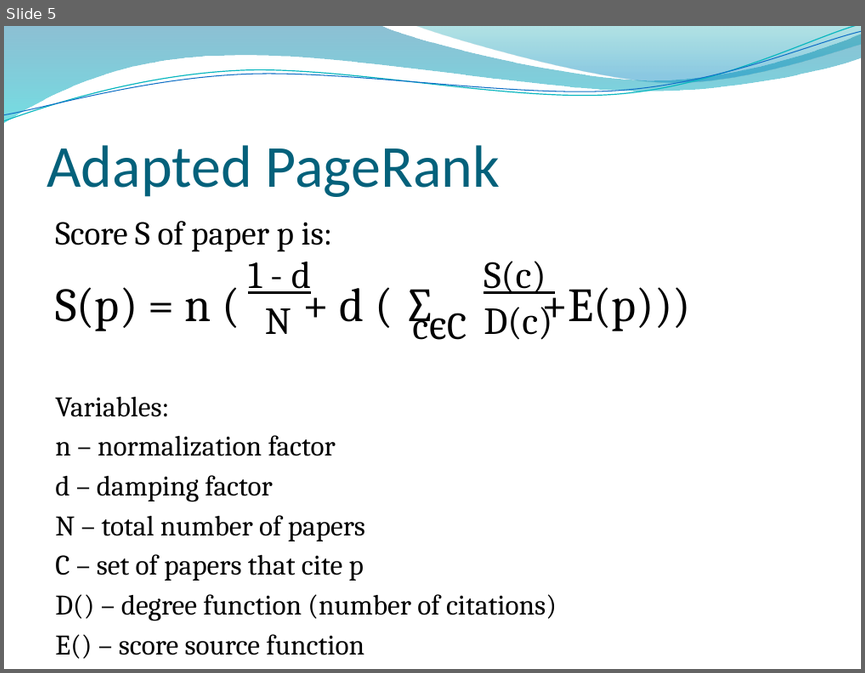
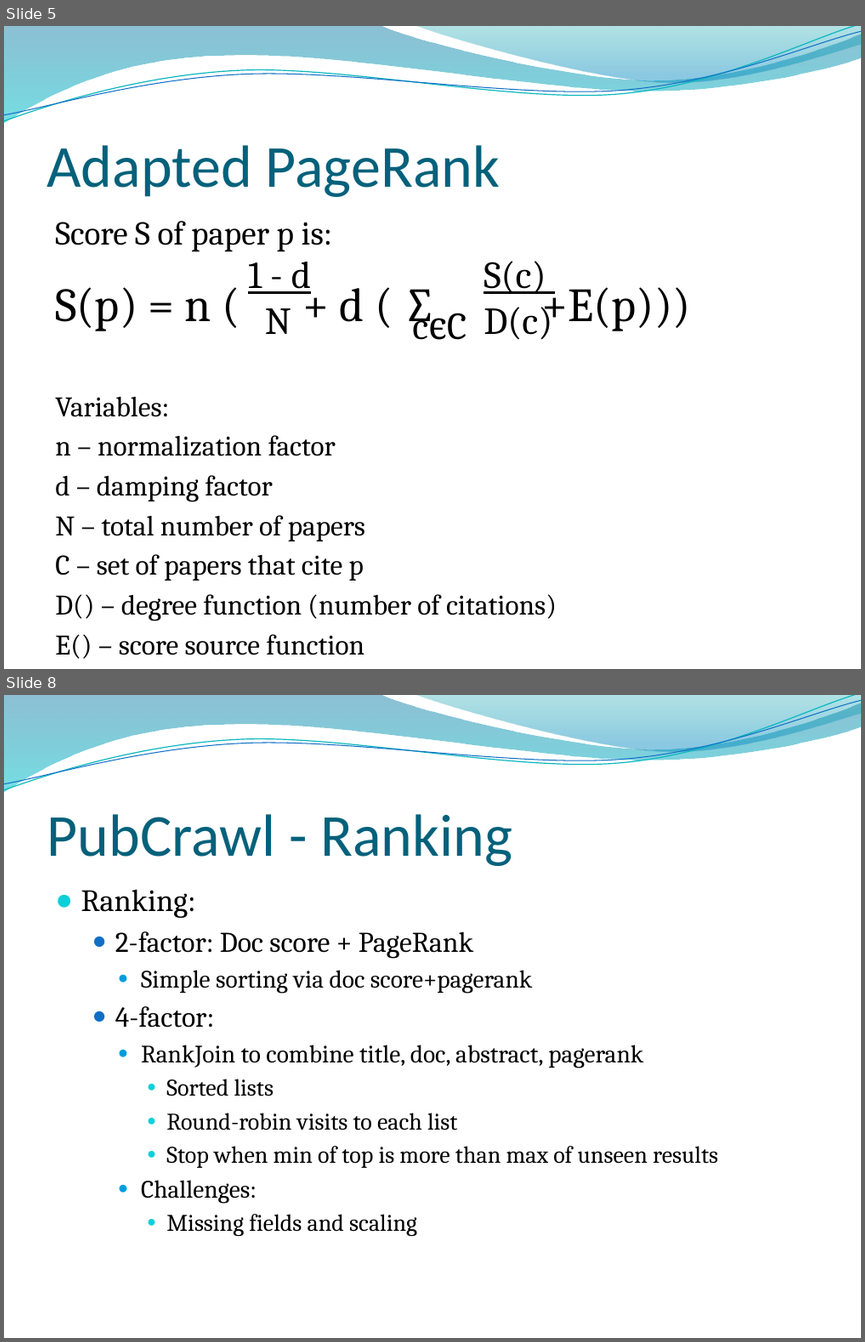
Before and after one commit to mvartakgithub/6.830-Final-Project, a slide deck: PubCrawlPresentation.pptx. Shown one above the other, each under a label of ours: slide 5 before the commit, slides 5 and 8 after it; the slides between them are not shown. The pictures are 865x673 and 865x1342 pixels, drawn with LibreOffice and Linux fonts; fonts in the diff are those of the drawing; background and template pictures are left out. Boxes give left, top, right and bottom in pixels: in the first picture for what was removed or moved away, otherwise in the second. Text is boxed around its words. In the diff, an @@ line names an element or a change of style, - is before the commit and + after.

```diff
--- a/PubCrawlPresentation.pptx
+++ b/PubCrawlPresentation.pptx
@@ slide 8 added at (x1=4, y1=695, x2=861, y2=1338), background picture (left out); not listed: 4 template elements that a slide beside it also shows @@
@@ title added at (x1=46, y1=814, x2=512, y2=866), 50 pt, text #04617B @@
+PubCrawl - Ranking
@@ text added at (x1=81, y1=889, x2=718, y2=1236), 20 pt, text #000000 @@
+● Ranking:
+  ● 2-factor: Doc score + PageRank
+    ● Simple sorting via doc score+pagerank
+  ● 4-factor:
+    ● RankJoin to combine title, doc, abstract, pagerank
+      ● Sorted lists
+      ● Round-robin visits to each list
+      ● Stop when min of top is more than max of unseen results
+    ● Challenges:
+      ● Missing fields and scaling
```
Also in this commit, not shown: 5 slides changed, 3 other slides added, 2 slides removed, 2 other files.
